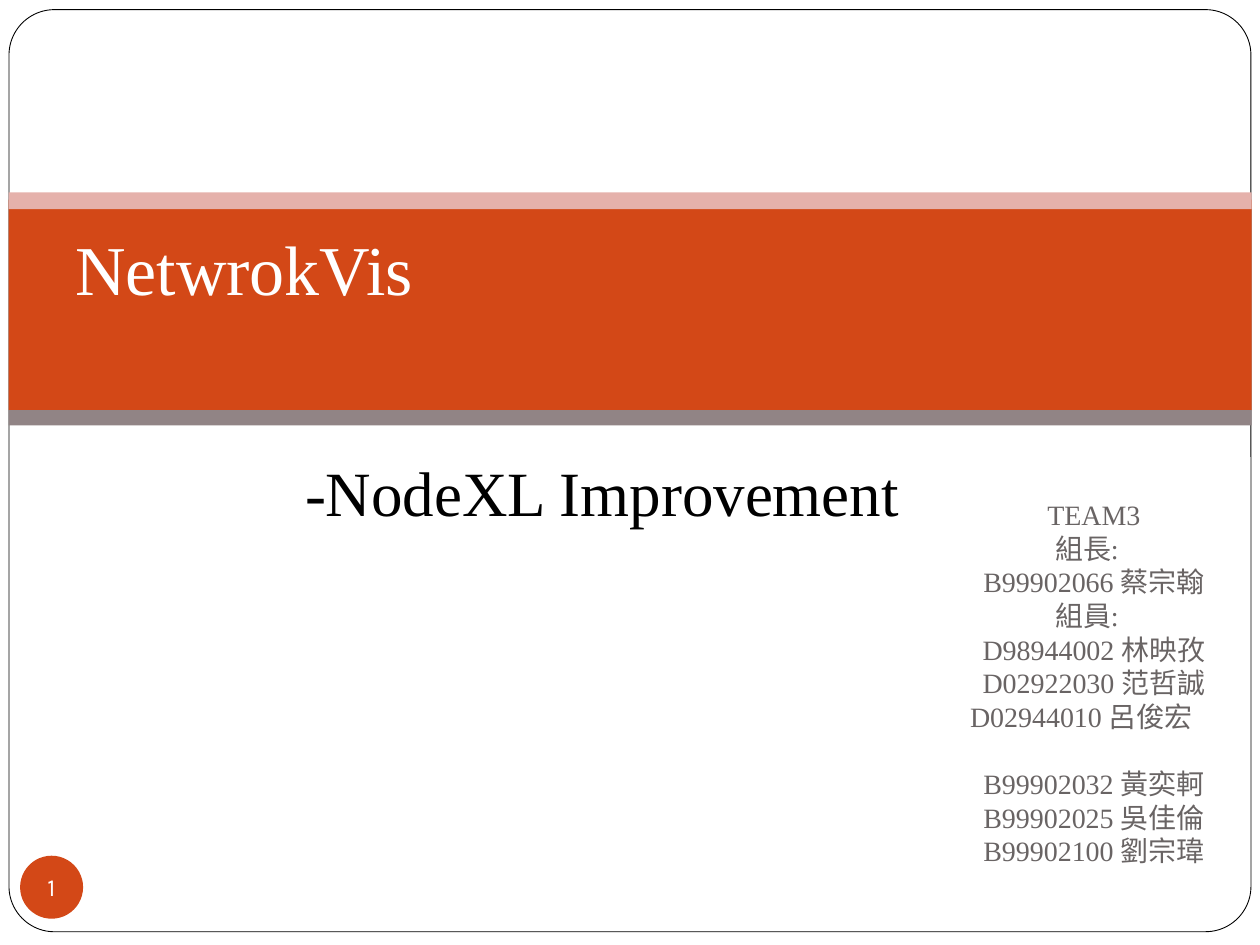
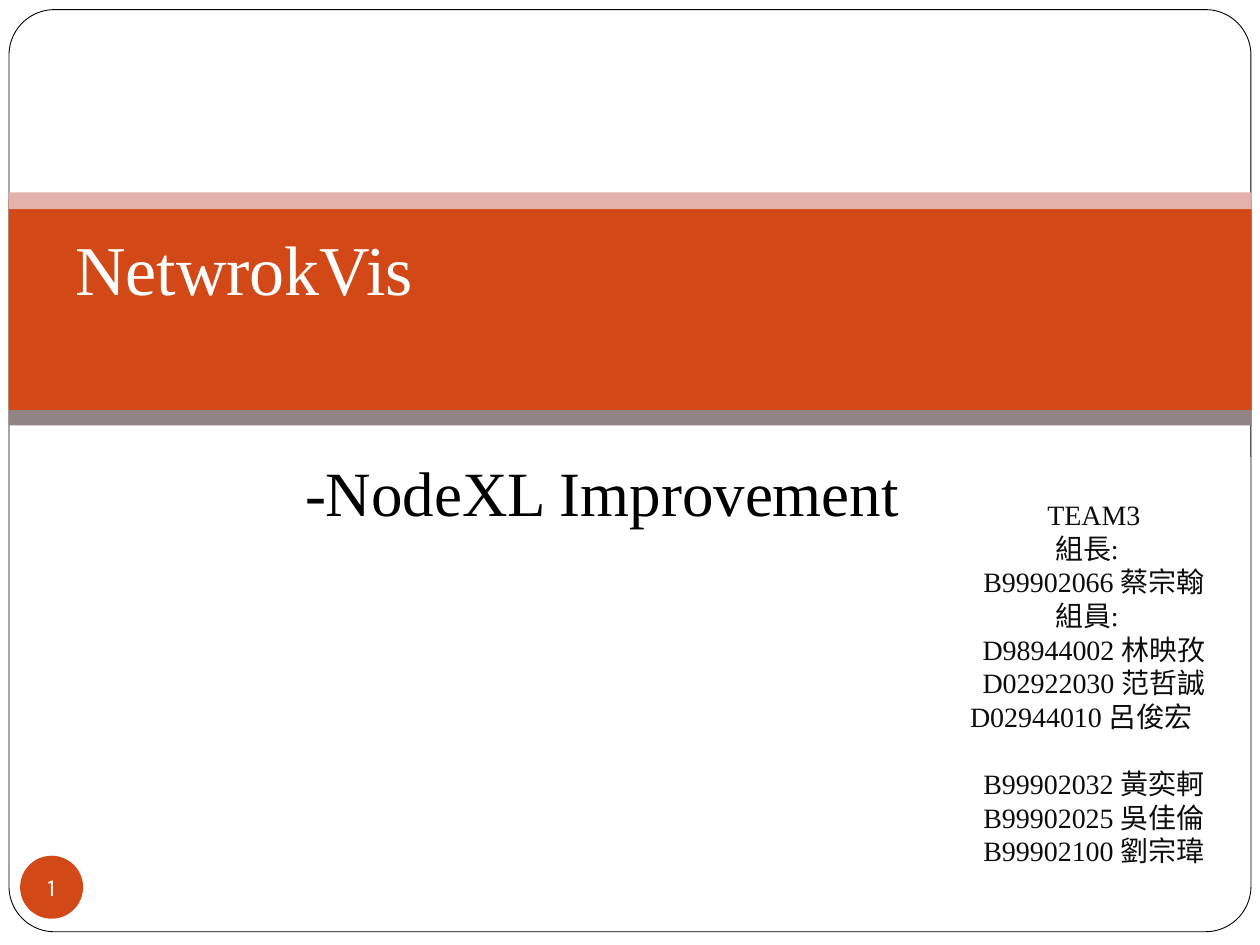
Before and after one commit to 2014-sed-team3/term-project, a slide deck: slide 1 of project/report/report.pptx. Drawn at 1260x945 pixels with LibreOffice and Linux fonts; fonts in the diff are those of the drawing; background and template pictures are left out. Boxes give left, top, right and bottom in pixels: in the first picture for what was removed or moved away, otherwise in the second. Text is boxed around its words. In the diff, an @@ line names an element or a change of style, - is before the commit and + after.

Commit message:
Add some slides

```diff
--- a/project/report/report.pptx
+++ b/project/report/report.pptx
@@ subtitle "TEAM3" at (970,506,1205,864): text colour #696464 to #0D0D0D @@
```
Also in this commit, not shown: 1 other slide changed.
